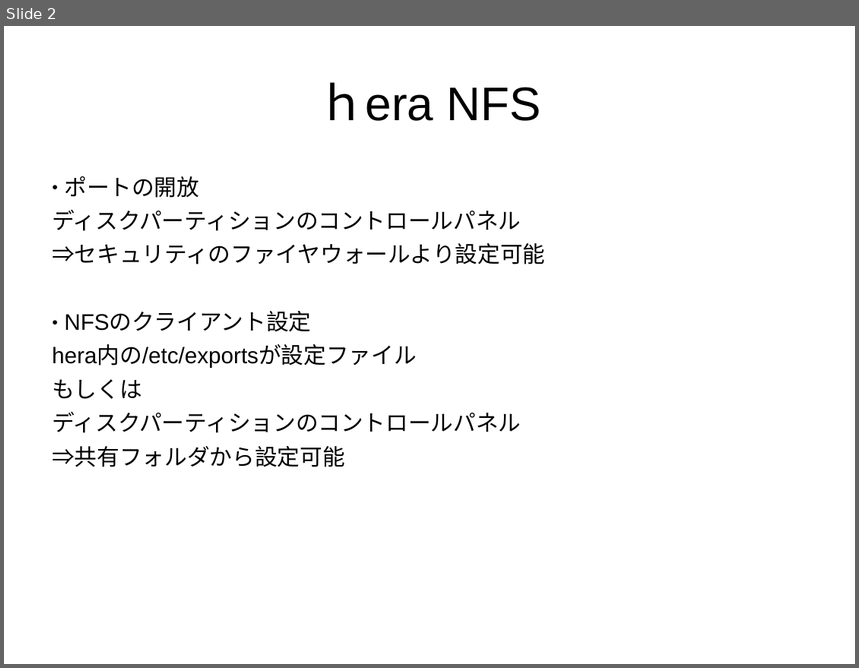
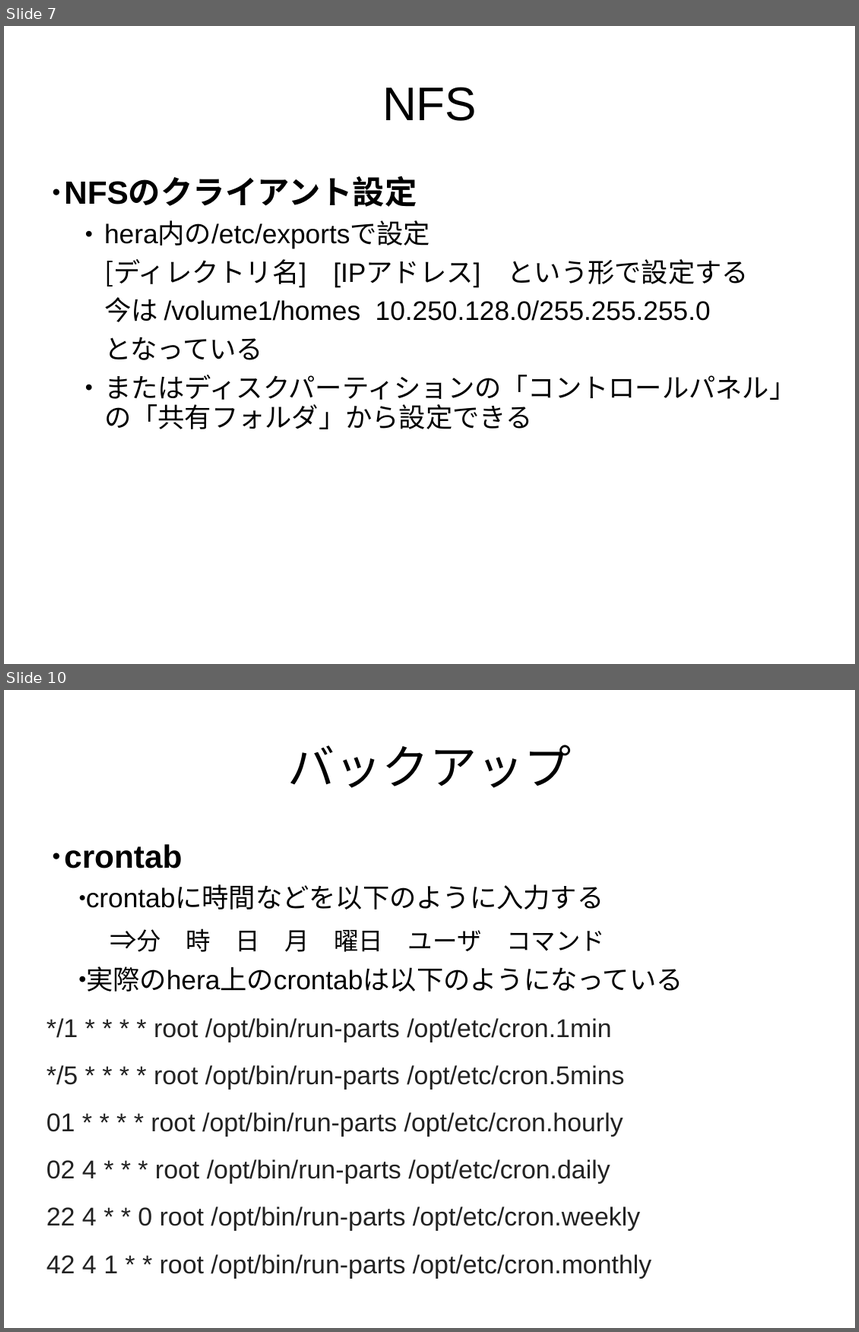
Before and after one commit to naoki709mm/BCL_presentation, a slide deck: okuya.ppt. Shown one above the other, each under a label of ours: slide 2 before the commit, slides 7 and 10 after it; the slides between them are not shown. The pictures are 859x668 and 859x1332 pixels, drawn with LibreOffice and Linux fonts; fonts in the diff are those of the drawing. Boxes give left, top, right and bottom in pixels: in the first picture for what was removed or moved away, otherwise in the second. Text is boxed around its words. In the diff, an @@ line names an element or a change of style, - is before the commit and + after.

```diff
--- a/okuya.ppt
+++ b/okuya.ppt
@@ slide 10 added at bbox=[4, 690, 855, 1328], background #FFFFFF @@
@@ title added at bbox=[288, 745, 572, 788], 44 pt, text #000000 @@
+バックアップ
@@ subtitle added at bbox=[47, 844, 683, 1278], 24 pt, text #222222 @@
+● crontab
+  ● crontabに時間などを以下のように入力する
+  ⇒分 時 日 月 曜日 ユーザ コマンド
+  • 実際のhera上のcrontabは以下のようになっている
+      */1 * * * * root /opt/bin/run-parts /opt/etc/cron.1min
+      */5 * * * * root /opt/bin/run-parts /opt/etc/cron.5mins
+      01 * * * * root /opt/bin/run-parts /opt/etc/cron.hourly
+      02 4 * * * root /opt/bin/run-parts /opt/etc/cron.daily
+      22 4 * * 0 root /opt/bin/run-parts /opt/etc/cron.weekly
+      42 4 1 * * root /opt/bin/run-parts /opt/etc/cron.monthly
@@ what was slide 2 is now slide 7 @@
@@ slide 7 changed as well @@
@@ title at bbox=[382, 87, 477, 121]: text changed @@
-ｈera NFS
+NFS
@@ subtitle at bbox=[52, 176, 545, 265]: paragraphs removed @@
-● ポートの開放
-ディスクパーティションのコントロールパネル
-⇒セキュリティのファイヤウォールより設定可能
@@ subtitle at bbox=[64, 178, 417, 207]: size 21 to 30 pt, bold on in "NFSのクライアント設定" @@
@@ subtitle at bbox=[104, 222, 796, 430]: text changed; size 21 to 25 pt; font Noto Sans CJK JP to Arial @@
-hera内の/etc/exportsが設定ファイル
-もしくは
-ディスクパーティションのコントロールパネル
-⇒共有フォルダから設定可能
+  • hera内の/etc/exportsで設定
+      [ディレクトリ名] [IPアドレス] という形で設定する
+      今は /volume1/homes 10.250.128.0/255.255.255.0
+      となっている
+  • またはディスクパーティションの「コントロールパネル」の「共有フォルダ」から設定できる
```
Also in this commit, not shown: 3 other slides changed, 8 other slides added, 1 slide removed.
